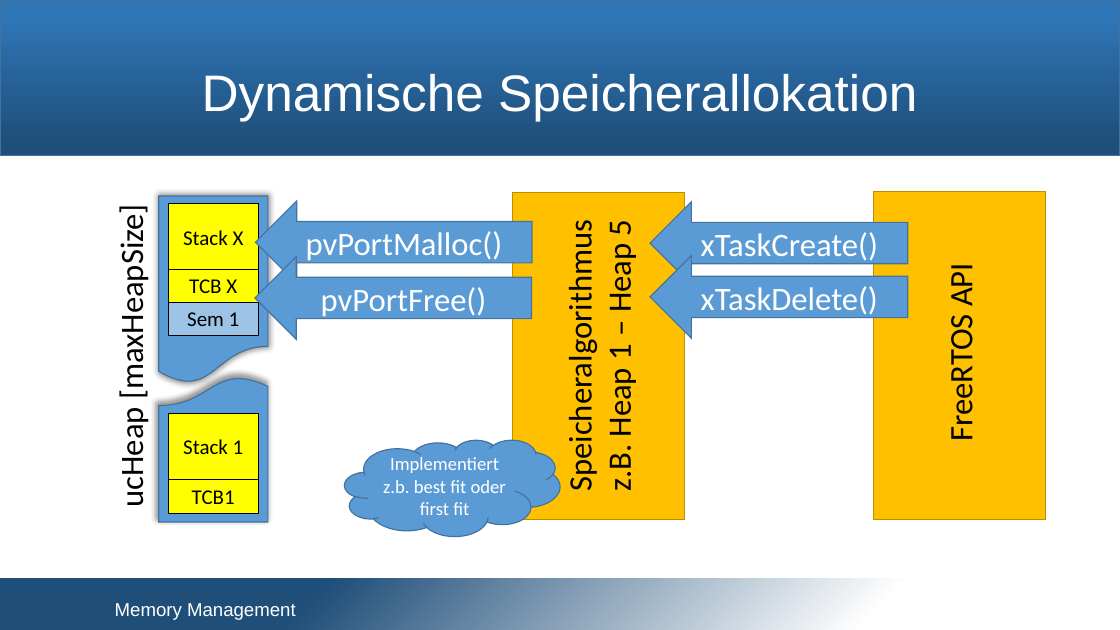
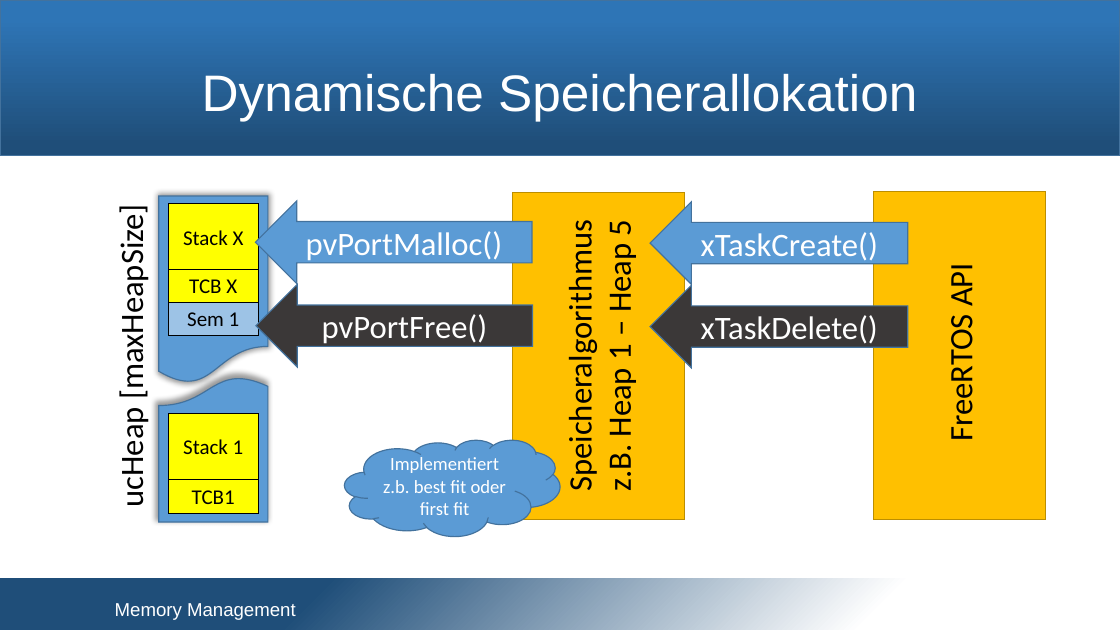
Before and after one commit to snobz/Seminar_BS_2017, a slide deck: slide 12 of Päsi/Seminar Betriebssysteme.pptx. Drawn at 1120x630 pixels with LibreOffice and Linux fonts; fonts in the diff are those of the drawing; background and template pictures are left out. Boxes give left, top, right and bottom in pixels: in the first picture for what was removed or moved away, otherwise in the second. Text is boxed around its words. In the diff, an @@ line names an element or a change of style, - is before the commit and + after.

Commit message:
reduce items

```diff
--- a/Päsi/Seminar Betriebssysteme.pptx
+++ b/Päsi/Seminar Betriebssysteme.pptx
@@ right arrow "pvPortFree()": place and size @@
-right arrow "pvPortFree()" at [255,257,532,339]
+right arrow "pvPortFree()" at [256,285,533,367]
@@ right arrow "pvPortFree()" at [256,285,533,367]: fill #5B9BD5 to #3B3838 @@
@@ right arrow "xTaskDelete()": place and size @@
-right arrow "xTaskDelete()" at [650,255,908,338]
+right arrow "xTaskDelete()" at [650,286,908,368]
@@ right arrow "xTaskDelete()" at [650,286,908,368]: fill #5B9BD5 to #3B3838 @@
```
